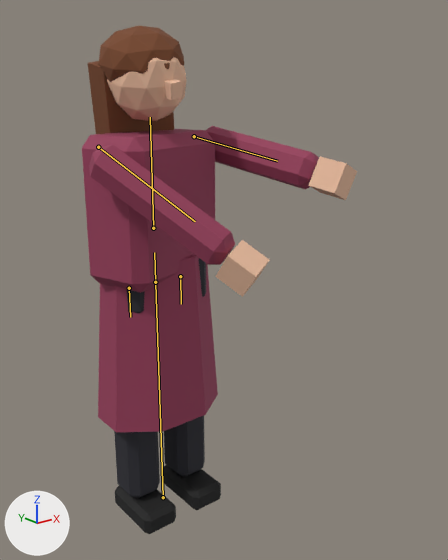
One commit to the glTF model public/assets/ped_coat.glb: the scene before it, then after it.
One viewpoint serves both versions: a 50 mm camera at (-1.152, -1.836, 1.601) aimed at (0.128, -0.236, 0.961). Arrows for +X, +Y and +Z are at lower left; the lights stay in place. The first picture is the older version. Both versions are drawn at frame 0 of the action 'AimRocket'; the numbers are the values there. The bones that change, and the others that lie on the model, are drawn over the model as lines.

Names of what the first picture shows: 'ped_coat_arm.L', 'ped_coat_arm.R', 'ped_coat_coat', 'ped_coat_hair', 'ped_coat_hairback', 'ped_coat_hand.L', 'ped_coat_hand.R', 'ped_coat_head', 'ped_coat_leg.L', 'ped_coat_leg.R', 'ped_coat_shoe.L', 'ped_coat_shoe.R', 'ped_coat_torso' and 2 more.
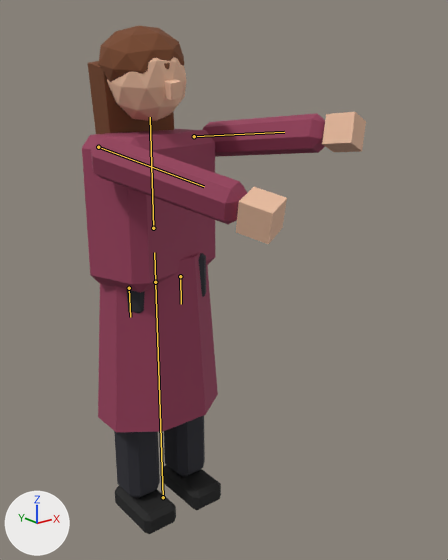
What differs and where, as boxes [x1, y1, x2, y2] in the pictures (448 x 560 px):
'ped_coat_arm.R', posed (7% wider, 27% shorter): before [89, 145, 235, 265]; after [91, 137, 247, 224]
'ped_coat_arm.L', posed (9% wider, 30% shorter): before [206, 126, 319, 189]; after [202, 113, 325, 157]
'ped_coat_hand.R', posed (7% narrower): before [215, 240, 270, 297]; after [236, 187, 287, 244]
'ped_coat_hand.L', posed (10% narrower, 9% shorter): before [308, 156, 357, 200]; after [322, 112, 366, 152]
bone 'arm.L', root to tip: before (194, 136) to (277, 161); after (194, 136) to (284, 132)
bone 'arm.R', root to tip: before (98, 147) to (195, 221); after (98, 147) to (204, 186)

The change in detail:
Bone 'arm.L' (bone_arm_l) turns from (-80, 0, 22) to (-95, 0, 22) degrees about its own x, y and z.
Bone 'arm.R' (bone_arm_r) turns from (-55, 0, -18) to (-75, 0, -18) degrees about its own x, y and z.
